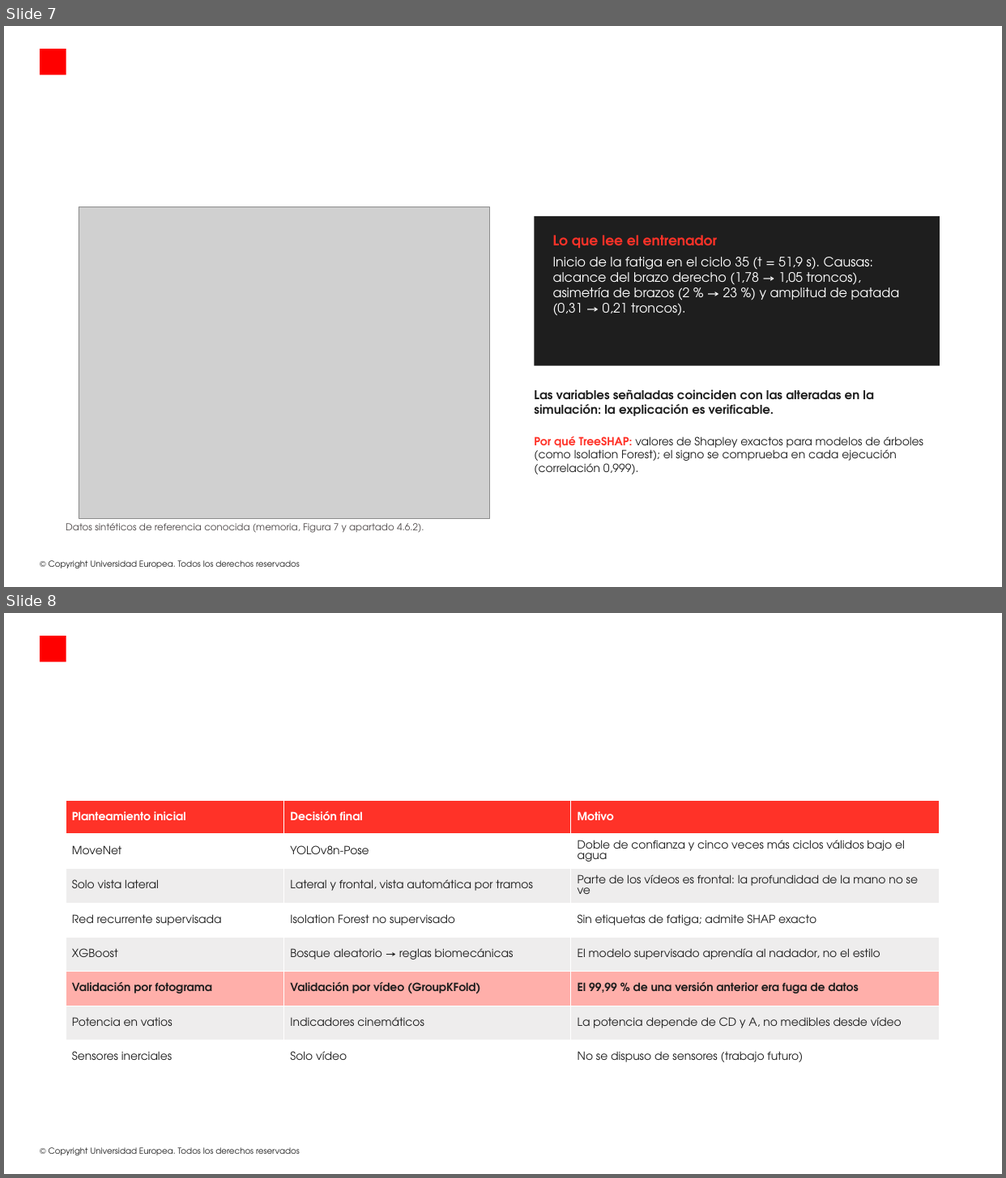
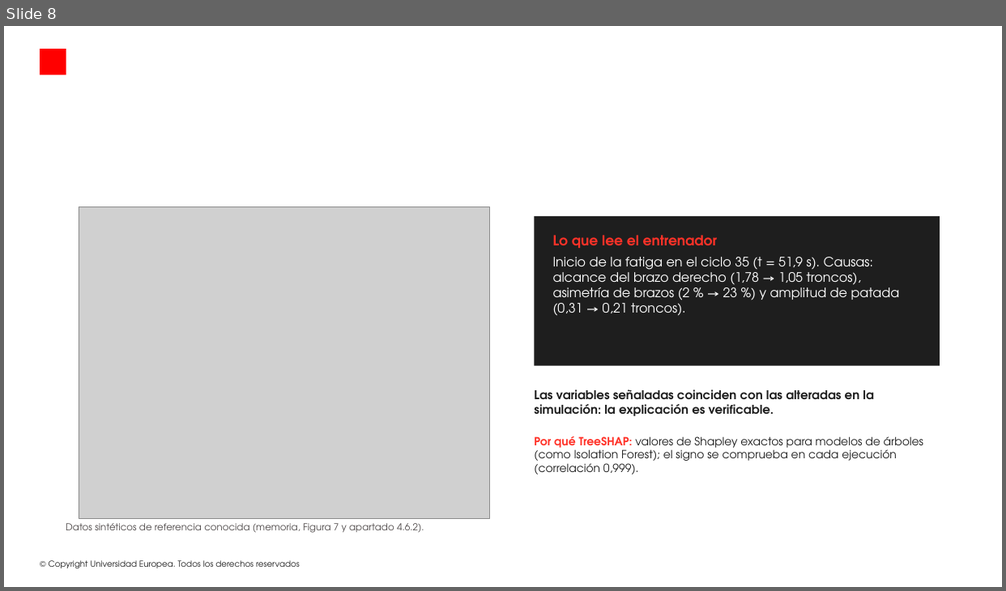
Before and after one commit to modeliana1-rgb/Strokelab, a slide deck: presentacion/StrokeLab_defensa.pptx. Shown one above the other, each under a label of ours: slides 7 and 8 before the commit, slide 8 after it. The pictures are 1006x1178 and 1006x591 pixels, drawn with LibreOffice and Linux fonts; fonts in the diff are those of the drawing; grey boxes stand for pictures; background and template pictures are left out. Boxes give left, top, right and bottom in pixels: in the first picture for what was removed or moved away, otherwise in the second. Text is boxed around its words. In the diff, an @@ line names an element or a change of style, - is before the commit and + after.

```diff
--- a/presentacion/StrokeLab_defensa.pptx
+++ b/presentacion/StrokeLab_defensa.pptx
@@ slide 8 removed at (4, 613, 1002, 1174), background picture (left out); not listed: 2 template elements that a slide beside it also shows @@
@@ table removed at (66, 800, 939, 1075), 8 rows, 3 columns @@
-Planteamiento inicial | Decisión final | Motivo
-MoveNet | YOLOv8n-Pose | Doble de confianza y cinco veces más ciclos válidos bajo el agua
-Solo vista lateral | Lateral y frontal, vista automática por tramos | Parte de los vídeos es frontal: la profundidad de la mano no se ve
-Red recurrente supervisada | Isolation Forest no supervisado | Sin etiquetas de fatiga; admite SHAP exacto
-XGBoost | Bosque aleatorio → reglas biomecánicas | El modelo supervisado aprendía al nadador, no el estilo
-Validación por fotograma | Validación por vídeo (GroupKFold) | El 99,99 % de una versión anterior era fuga de datos
-Potencia en vatios | Indicadores cinemáticos | La potencia depende de CD y A, no medibles desde vídeo
-Sensores inerciales | Solo vídeo | No se dispuso de sensores (trabajo futuro)
@@ what was slide 7 is now slide 8 @@
```
Also in this commit, not shown: 4 slides changed, 2 slides added, 1 other slide removed, 3 other files.
